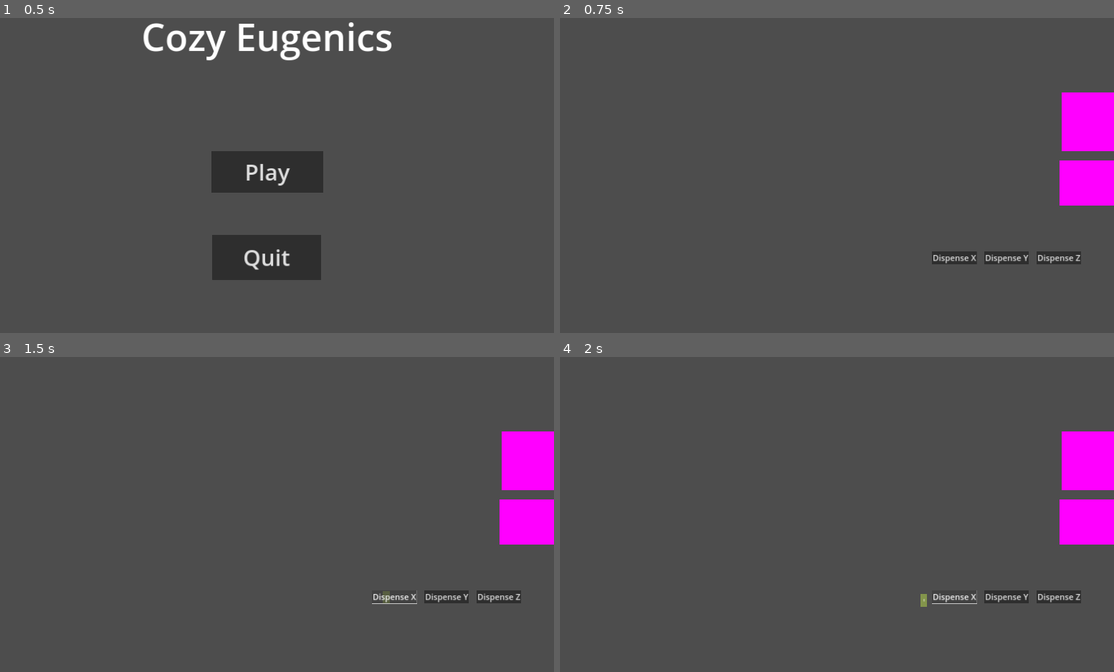
Above: before the commit, frames 1-4 (two rows, left to right).
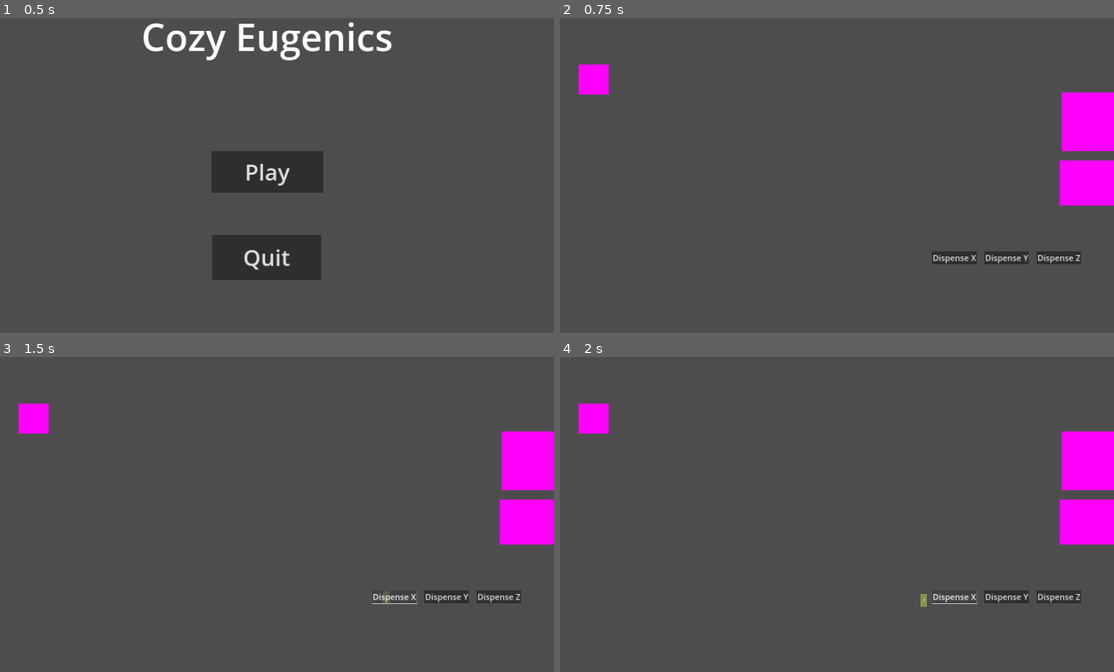
Above: after the commit, the same moments.

Repository: BoopEnthusiast/Cozy-Spring-Jam-2024
Game: Godot game, scene res://scenes/main_menu_screen.tscn
The game is run twice, just before and just after one commit, with the same random seed, the same clock (stepped at 60 frames per second) and the same inputs.
Inputs:
- Up to frame 1 (0.5 s): no input
- Up to frame 2 (0.75 s): click "Play" at 0.5 s
- Up to frame 3 (1.5 s): click "Dispense X" at 1.25 s
- Up to frame 4 (2 s): no input

Frame 1 is identical in both runs. In frame 2, 0.5% of the frame differs, in the area x 3-9%, y 14-25%; in frame 3, 0.5%; in frame 4, 0.5%.

Commit message:
cauldron basics

Diff:
--- a/scenes/cauldron.tscn
+++ b/scenes/cauldron.tscn
@@ -1,3 +1,33 @@
-[gd_scene format=3 uid="uid://nhpx4yj1ma7g"]
+[gd_scene load_steps=5 format=3 uid="uid://nhpx4yj1ma7g"]
 
-[node name="Cauldron" type="StaticBody2D"]
+[ext_resource type="Script" path="res://scripts/cauldron.gd" id="1_klcip"]
+
+[sub_resource type="RectangleShape2D" id="RectangleShape2D_lniym"]
+
+[sub_resource type="PlaceholderTexture2D" id="PlaceholderTexture2D_e1epr"]
+
+[sub_resource type="LabelSettings" id="LabelSettings_irce7"]
+font_size = 30
+font_color = Color(0, 0, 0, 1)
+
+[node name="Cauldron" type="Area2D"]
+script = ExtResource("1_klcip")
+
+[node name="CollisionShape2D" type="CollisionShape2D" parent="."]
+scale = Vector2(10, 10)
+shape = SubResource("RectangleShape2D_lniym")
+
+[node name="Sprite2D" type="Sprite2D" parent="."]
+scale = Vector2(200, 200)
+texture = SubResource("PlaceholderTexture2D_e1epr")
+
+[node name="Label" type="Label" parent="."]
+offset_left = -100.0
+offset_top = -100.0
+offset_right = 100.0
+offset_bottom = 100.0
+label_settings = SubResource("LabelSettings_irce7")
+horizontal_alignment = 1
+vertical_alignment = 1
+
+[connection signal="body_entered" from="." to="." method="_on_body_entered"]
--- /dev/null
+++ b/scripts/cauldron.gd
@@ -0,0 +1,16 @@
+extends Area2D
+class_name cauldron
+
+var combanatiom: Array[String]
+@onready var label: Label = $Label
+
+func _on_body_entered(body):
+	if Singleton.is_dragging and body is LilGuy:
+		var lilGuy: LilGuy = body
+		for gene in lilGuy.genes:
+			combanatiom.append(gene)
+		get_parent().remove_child(body)
+		var genes: String
+		for gene in combanatiom:
+			genes += gene
+		label.text = genes
